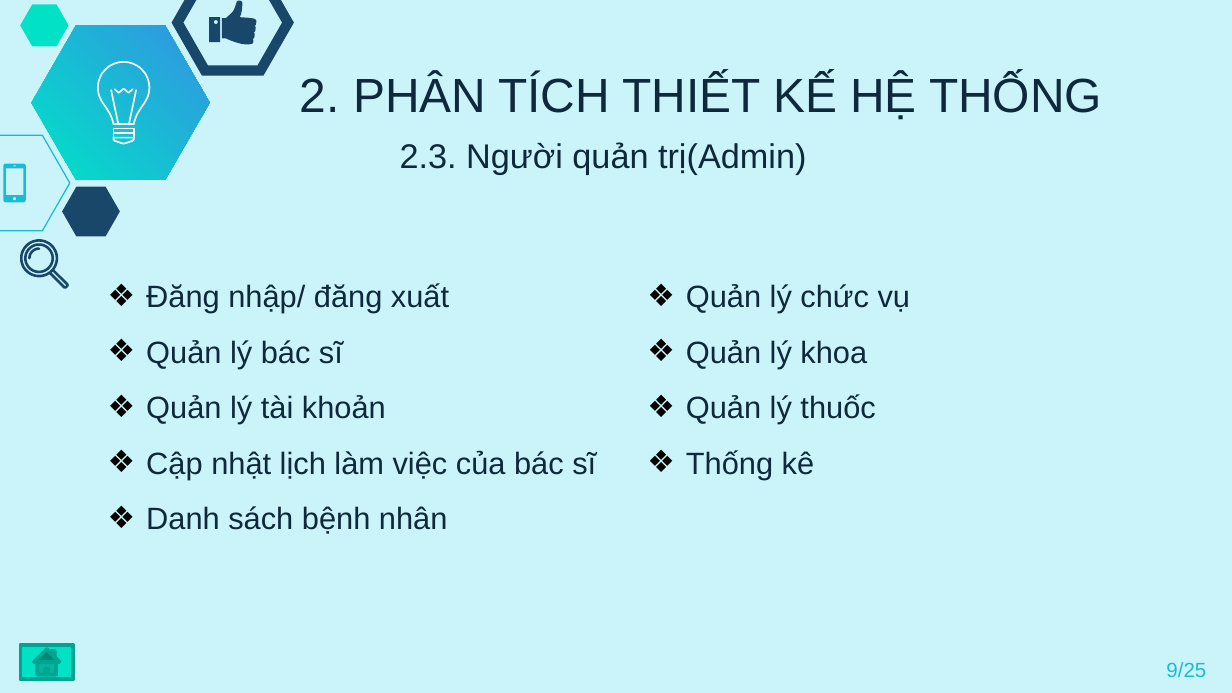
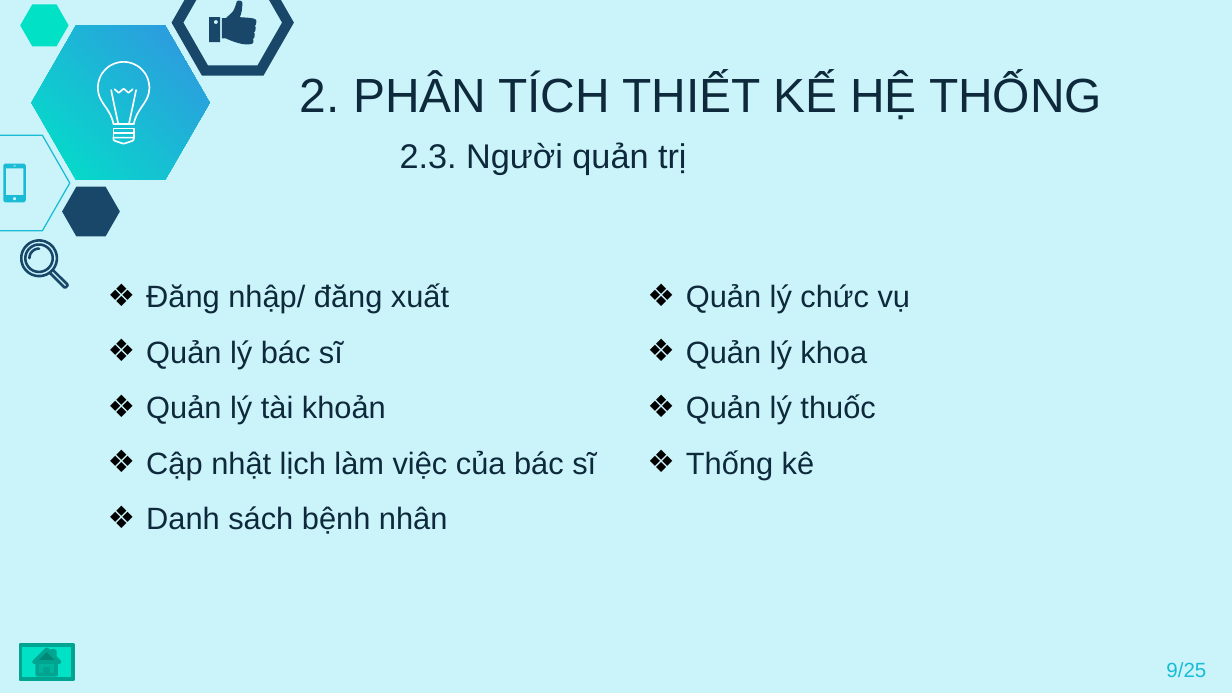
Before and after one commit to kuluong2000/doan-file, a slide deck: slide 9 of PP_BaoCaoDATN.pptx. Drawn at 1232x693 pixels with LibreOffice and Linux fonts; fonts in the diff are those of the drawing. Boxes give left, top, right and bottom in pixels: in the first picture for what was removed or moved away, otherwise in the second. Text is boxed around its words. In the diff, an @@ line names an element or a change of style, - is before the commit and + after.

```diff
--- a/PP_BaoCaoDATN.pptx
+++ b/PP_BaoCaoDATN.pptx
@@ text at box(400, 142, 687, 175): text changed @@
-2.3. Người quản trị(Admin)
+2.3. Người quản trị
```
Also in this commit, not shown: 8 other slides changed, 6 slides removed, 3 other files.
